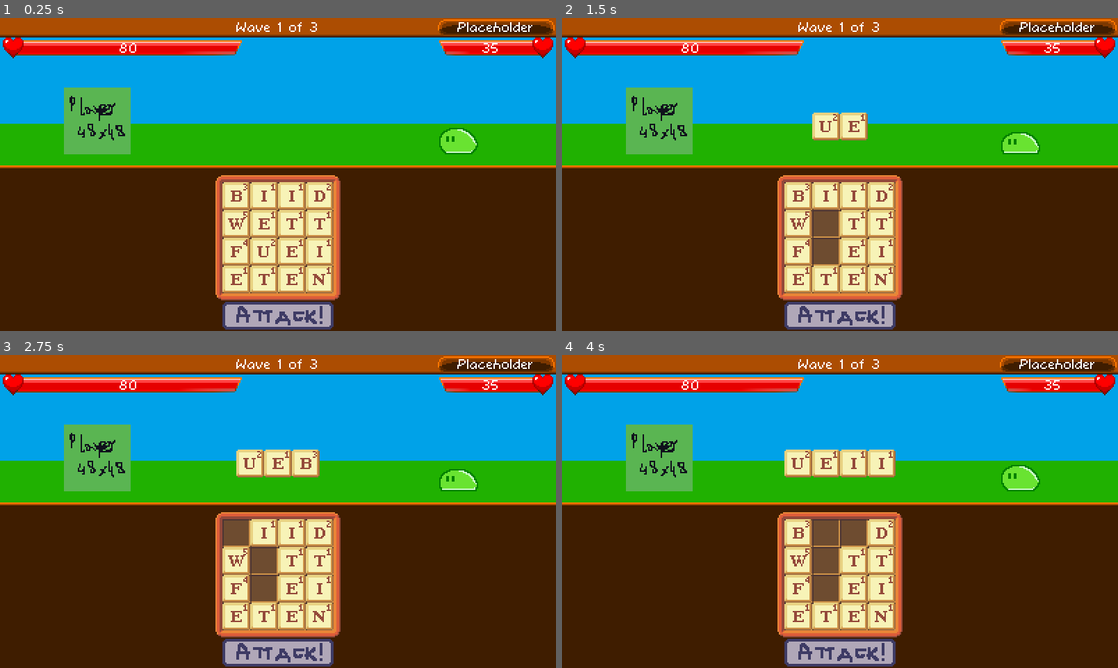
Above: before the commit, frames 1-4 (two rows, left to right).
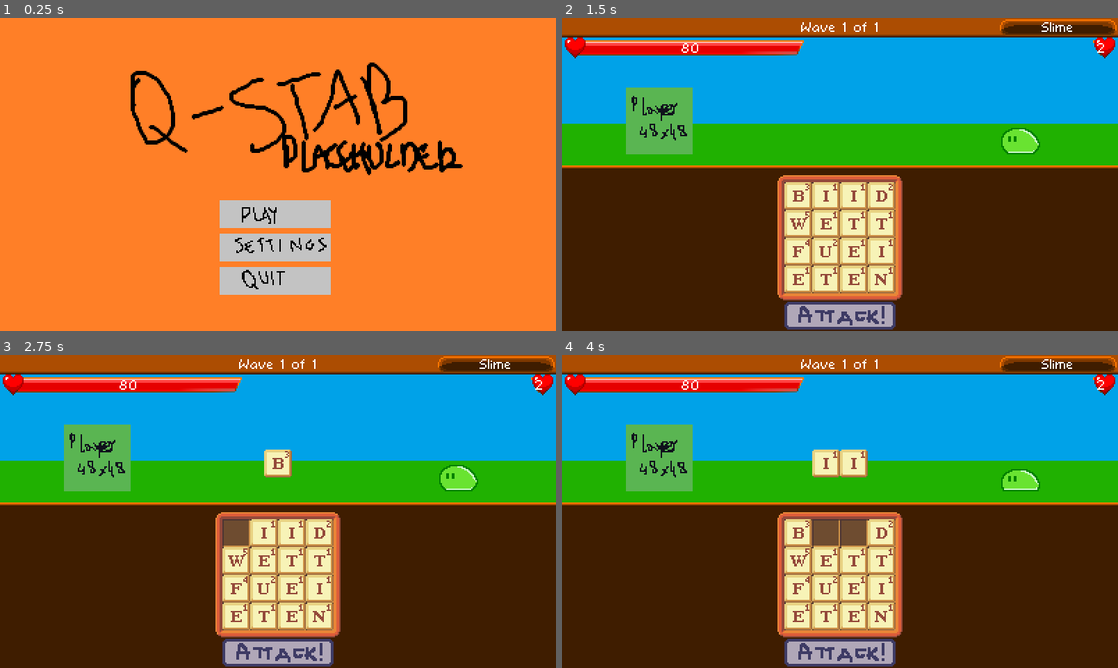
Above: after the commit, the same moments.

Repository: jakubg1/q-stab
Game: Godot game, scene res://scenes/main.tscn
Same seed, same stepped clock (60 frames per second), same inputs: the game is played once before the commit and once after it.
Inputs (mouse positions are in pixels of both pictures, inside the frame that each line leads up to):
- Up to frame 1 (0.25 s): no input
- Up to frame 2 (1.5 s): click (840, 246) at 0.52 s; click (840, 215) at 1.27 s
- Up to frame 3 (2.75 s): tap Enter (battle_attack) at 2 s; move the mouse to (233, 533) at 2.02 s; hold Enter (battle_attack) from 2.03 s (still down); click (233, 533) at 2.17 s
- Up to frame 4 (4 s): tap Space at 2.75 s; move the mouse to (828, 533) at 2.77 s; release Enter (battle_attack) at 2.78 s; tap Backspace at 2.85 s; click (828, 533) at 2.92 s; move the mouse to (851, 533) at 3.52 s; hold Shift from 3.53 s (still down); click (851, 533) at 3.67 s

The runs differ from the first frame. In frame 1, 100% of the frame differs, in the area x 0-100%, y 0-100%; in frame 2, 3.1%; in frame 3, 3.1%; in frame 4, 3.1%.

Commit message:
Main menu, victory screen, other stuff
- Added main menu.
- Added a victory screen. It is not really animated. idk why lol
- Label settings have been exposed to a file.
- Temporarily shortened the game (1 enemy with 2 HP).

Diff:
--- /dev/null
+++ b/label_settings.tres
@@ -0,0 +1,6 @@
+[gd_resource type="LabelSettings" format=3 uid="uid://doftay8drgli7"]
+
+[ext_resource type="FontFile" uid="uid://ckttjiby7l5pr" path="res://fonts/comicoro.ttf" id="1_8aso4"]
+
+[resource]
+font = ExtResource("1_8aso4")
--- a/project.godot
+++ b/project.godot
@@ -28,8 +28,10 @@
 
 [display]
 
-window/size/viewport_width=1200
-window/size/viewport_height=675
+window/size/viewport_width=400
+window/size/viewport_height=225
+window/size/window_width_override=1200
+window/size/window_height_override=675
 window/stretch/mode="viewport"
 
 [gui]
--- a/scenes/battle.tscn
+++ b/scenes/battle.tscn
@@ -22,6 +22,7 @@
 [ext_resource type="Texture2D" uid="uid://g3710optnea7" path="res://images/button_attack.png" id="18_1rdfn"]
 [ext_resource type="Texture2D" uid="uid://k2xboj75b0i3" path="res://images/button_attack_pressed.png" id="19_r0ctv"]
 [ext_resource type="Texture2D" uid="uid://bni6bvrabahff" path="res://images/button_attack_hovered.png" id="20_4gblq"]
+[ext_resource type="PackedScene" uid="uid://jmoyaqqxyma8" path="res://scenes/battle_stats_modal.tscn" id="21_kl6ie"]
 [ext_resource type="Texture2D" uid="uid://cmkhuath3rbkv" path="res://images/background.png" id="21_saiin"]
 [ext_resource type="Texture2D" uid="uid://comc3rl6gm8tl" path="res://images/button_attack_disabled.png" id="21_sattt"]
 [ext_resource type="Script" uid="uid://josfo04oq10f" path="res://scripts/attack_button.gd" id="22_jid5g"]
@@ -117,6 +118,8 @@
 position = Vector2(200, 110)
 texture = ExtResource("17_ikjs2")
 
+[node name="BattleStatsModal" parent="." unique_id=1108037227 instance=ExtResource("21_kl6ie")]
+
 [node name="AttackButton" type="TextureButton" parent="." unique_id=1034548369]
 offset_left = 160.0
 offset_top = 204.0
--- /dev/null
+++ b/scenes/battle_stats.tscn
@@ -0,0 +1,48 @@
+[gd_scene format=3 uid="uid://du4weehsnsg6r"]
+
+[ext_resource type="Texture2D" uid="uid://mltt4q55tecg" path="res://images/level_stats_background.png" id="1_8x2fi"]
+[ext_resource type="LabelSettings" uid="uid://doftay8drgli7" path="res://label_settings.tres" id="2_r1qnw"]
+
+[node name="BattleStats" type="Control" unique_id=942397546]
+layout_mode = 3
+anchors_preset = 8
+anchor_left = 0.5
+anchor_top = 0.5
+anchor_right = 0.5
+anchor_bottom = 0.5
+grow_horizontal = 2
+grow_vertical = 2
+size_flags_horizontal = 0
+size_flags_vertical = 0
+
+[node name="TextureRect" type="TextureRect" parent="." unique_id=990084487]
+layout_mode = 1
+anchors_preset = 8
+anchor_left = 0.5
+anchor_top = 0.5
+anchor_right = 0.5
+anchor_bottom = 0.5
+offset_left = -42.5
+offset_top = -60.0
+offset_right = 42.5
+offset_bottom = 60.0
+grow_horizontal = 2
+grow_vertical = 2
+texture = ExtResource("1_8x2fi")
+
+[node name="ResultLabel" type="Label" parent="." unique_id=466553814]
+layout_mode = 1
+anchors_preset = 8
+anchor_left = 0.5
+anchor_top = 0.5
+anchor_right = 0.5
+anchor_bottom = 0.5
+offset_left = -42.0
+offset_top = -56.5
+offset_right = 43.0
+offset_bottom = -41.5
+grow_horizontal = 2
+grow_vertical = 2
+text = "Victory!"
+label_settings = ExtResource("2_r1qnw")
+horizontal_alignment = 1
--- /dev/null
+++ b/scenes/battle_stats_modal.tscn
@@ -0,0 +1,94 @@
+[gd_scene format=3 uid="uid://jmoyaqqxyma8"]
+
+[ext_resource type="Script" uid="uid://b5th52dw45c6h" path="res://scripts/battle_stats_modal.gd" id="1_nilq2"]
+[ext_resource type="PackedScene" uid="uid://du4weehsnsg6r" path="res://scenes/battle_stats.tscn" id="1_pmhj1"]
+
+[sub_resource type="Animation" id="Animation_pmhj1"]
+length = 0.001
+tracks/0/type = "value"
+tracks/0/imported = false
+tracks/0/enabled = true
+tracks/0/path = NodePath("Background:color:a")
+tracks/0/interp = 1
+tracks/0/loop_wrap = true
+tracks/0/keys = {
+"times": PackedFloat32Array(0),
+"transitions": PackedFloat32Array(1),
+"update": 1,
+"values": [0.3764706]
+}
+tracks/1/type = "value"
+tracks/1/imported = false
+tracks/1/enabled = true
+tracks/1/path = NodePath("BattleStats:position:y")
+tracks/1/interp = 1
+tracks/1/loop_wrap = true
+tracks/1/keys = {
+"times": PackedFloat32Array(0),
+"transitions": PackedFloat32Array(1),
+"update": 1,
+"values": [52.5]
+}
+
+[sub_resource type="Animation" id="Animation_nilq2"]
+resource_name = "fade_in"
+length = 1.5
+tracks/0/type = "value"
+tracks/0/imported = false
+tracks/0/enabled = true
+tracks/0/path = NodePath("Background:color:a")
+tracks/0/interp = 1
+tracks/0/loop_wrap = true
+tracks/0/keys = {
+"times": PackedFloat32Array(0, 0.5),
+"transitions": PackedFloat32Array(1, 1),
+"update": 0,
+"values": [0.0, 0.3764706]
+}
+tracks/1/type = "value"
+tracks/1/imported = false
+tracks/1/enabled = true
+tracks/1/path = NodePath("BattleStats:position:y")
+tracks/1/interp = 2
+tracks/1/loop_wrap = true
+tracks/1/keys = {
+"times": PackedFloat32Array(0, 1.5),
+"transitions": PackedFloat32Array(0.500001, 1),
+"update": 0,
+"values": [-120.0, 52.0]
+}
+
+[sub_resource type="AnimationLibrary" id="AnimationLibrary_sjkpm"]
+_data = {
+&"RESET": SubResource("Animation_pmhj1"),
+&"fade_in": SubResource("Animation_nilq2")
+}
+
+[node name="BattleStatsModal" type="Node2D" unique_id=2123287463]
+visible = false
+script = ExtResource("1_nilq2")
+
+[node name="Background" type="ColorRect" parent="." unique_id=2132044915]
+offset_right = 400.0
+offset_bottom = 225.0
+color = Color(0, 0, 0, 0.3764706)
+
+[node name="BattleStats" parent="." unique_id=942397546 instance=ExtResource("1_pmhj1")]
+anchors_preset = 0
+anchor_left = 0.0
+anchor_top = 0.0
+anchor_right = 0.0
+anchor_bottom = 0.0
+offset_left = 157.0
+offset_top = 52.5
+offset_right = 242.0
+offset_bottom = 172.4995
+grow_horizontal = 1
+grow_vertical = 1
+
+[node name="AnimationPlayer" type="AnimationPlayer" parent="." unique_id=2067449384]
+libraries/ = SubResource("AnimationLibrary_sjkpm")
+
+[node name="Timer" type="Timer" parent="." unique_id=1095643683]
+
+[connection signal="timeout" from="Timer" to="." method="_on_timer_timeout"]
--- a/scenes/enemy_name.tscn
+++ b/scenes/enemy_name.tscn
@@ -2,10 +2,7 @@
 
 [ext_resource type="Script" uid="uid://fo4111rnj8te" path="res://scripts/enemy_name.gd" id="1_wjnei"]
 [ext_resource type="Texture2D" uid="uid://d1h6jwmgrx10h" path="res://images/enemy_name.png" id="1_yqtvi"]
-[ext_resource type="FontFile" uid="uid://ckttjiby7l5pr" path="res://fonts/comicoro.ttf" id="2_wjnei"]
-
-[sub_resource type="LabelSettings" id="LabelSettings_to2f4"]
-font = ExtResource("2_wjnei")
+[ext_resource type="LabelSettings" uid="uid://doftay8drgli7" path="res://label_settings.tres" id="3_wjnei"]
 
 [node name="EnemyName" type="Node2D" unique_id=1588843362]
 script = ExtResource("1_wjnei")
@@ -26,6 +23,6 @@
 grow_horizontal = 2
 grow_vertical = 2
 text = "Enemy Name"
-label_settings = SubResource("LabelSettings_to2f4")
+label_settings = ExtResource("3_wjnei")
 horizontal_alignment = 1
 vertical_alignment = 1
--- a/scenes/game.tscn
+++ b/scenes/game.tscn
@@ -1,13 +1,12 @@
 [gd_scene format=3 uid="uid://b7a1vg5211i7h"]
 
-[ext_resource type="PackedScene" uid="uid://cqubghtp72fdi" path="res://scenes/battle.tscn" id="1_uwrxv"]
+[ext_resource type="Script" uid="uid://ccrqw3m8h104v" path="res://scripts/game.gd" id="1_lnu2h"]
 
 [node name="Game" type="Node" unique_id=1705985166]
+script = ExtResource("1_lnu2h")
 
 [node name="Background" type="ColorRect" parent="." unique_id=95025346]
 offset_right = 400.0
 offset_bottom = 225.0
 mouse_filter = 2
 color = Color(0, 0, 0, 1)
-
-[node name="Battle" parent="." unique_id=507625319 instance=ExtResource("1_uwrxv")]
--- a/scenes/main.tscn
+++ b/scenes/main.tscn
@@ -10,14 +10,12 @@
 [node name="MainCanvas" type="Sprite2D" parent="." unique_id=2059867634]
 visible = false
 texture_filter = 1
-scale = Vector2(3, 3)
 texture = SubResource("ViewportTexture_sgp6g")
 centered = false
 
 [node name="SubViewportContainer" type="SubViewportContainer" parent="." unique_id=124874134]
-offset_right = 40.0
-offset_bottom = 40.0
-scale = Vector2(3, 3)
+offset_right = 400.0
+offset_bottom = 225.0
 
 [node name="SubViewport" type="SubViewport" parent="SubViewportContainer" unique_id=39051748]
 handle_input_locally = false
--- /dev/null
+++ b/scenes/main_menu.tscn
@@ -0,0 +1,79 @@
+[gd_scene format=3 uid="uid://d22ki213w0fg5"]
+
+[ext_resource type="Texture2D" uid="uid://d3v2dyalya643" path="res://images/main_menu.png" id="1_l6cm7"]
+[ext_resource type="Script" uid="uid://dk7uf5nlor50p" path="res://scripts/main_menu.gd" id="1_tbmy8"]
+[ext_resource type="Texture2D" uid="uid://be0v2ucvscy4m" path="res://images/button_play.png" id="2_oa1go"]
+[ext_resource type="Texture2D" uid="uid://y6d5n8kmycvj" path="res://images/button_play_pressed.png" id="3_tbmy8"]
+[ext_resource type="Texture2D" uid="uid://cwv7x3uov4k5p" path="res://images/button_play_hovered.png" id="4_jk1qb"]
+[ext_resource type="Texture2D" uid="uid://rmdv8dtjm3wy" path="res://images/button_quit.png" id="5_5dd4i"]
+[ext_resource type="Texture2D" uid="uid://rute07uugp2" path="res://images/button_settings.png" id="6_flqon"]
+[ext_resource type="Texture2D" uid="uid://cggcqirm7fowx" path="res://images/button_quit_pressed.png" id="6_lgwnu"]
+[ext_resource type="Texture2D" uid="uid://bsr1pwdwwwnj2" path="res://images/button_quit_hovered.png" id="7_flqon"]
+[ext_resource type="Texture2D" uid="uid://354wooai7anx" path="res://images/button_settings_pressed.png" id="7_rcqid"]
+[ext_resource type="Texture2D" uid="uid://fcqpag3epc3g" path="res://images/button_settings_hovered.png" id="8_1ajci"]
+
+[node name="MainMenu" type="Control" unique_id=193385688]
+layout_mode = 3
+anchors_preset = 0
+script = ExtResource("1_tbmy8")
+
+[node name="Background" type="TextureRect" parent="." unique_id=1928295332]
+layout_mode = 1
+offset_right = 400.0
+offset_bottom = 225.0
+texture = ExtResource("1_l6cm7")
+
+[node name="ButtonPlay" type="TextureButton" parent="." unique_id=2095038149]
+layout_mode = 1
+anchors_preset = 8
+anchor_left = 0.5
+anchor_top = 0.5
+anchor_right = 0.5
+anchor_bottom = 0.5
+offset_left = 158.0
+offset_top = 131.0
+offset_right = 238.0
+offset_bottom = 151.0
+grow_horizontal = 2
+grow_vertical = 2
+texture_normal = ExtResource("2_oa1go")
+texture_pressed = ExtResource("3_tbmy8")
+texture_hover = ExtResource("4_jk1qb")
+
+[node name="ButtonSettings" type="TextureButton" parent="." unique_id=1192182312]
+layout_mode = 1
+anchors_preset = 8
+anchor_left = 0.5
+anchor_top = 0.5
+anchor_right = 0.5
+anchor_bottom = 0.5
+offset_left = 158.0
+offset_top = 155.0
+offset_right = 238.0
+offset_bottom = 175.0
+grow_horizontal = 2
+grow_vertical = 2
+texture_normal = ExtResource("6_flqon")
+texture_pressed = ExtResource("7_rcqid")
+texture_hover = ExtResource("8_1ajci")
+
+[node name="ButtonQuit" type="TextureButton" parent="." unique_id=1596078035]
+layout_mode = 1
+anchors_preset = 8
+anchor_left = 0.5
+anchor_top = 0.5
+anchor_right = 0.5
+anchor_bottom = 0.5
+offset_left = 158.0
+offset_top = 179.0
+offset_right = 238.0
+offset_bottom = 199.0
+grow_horizontal = 2
+grow_vertical = 2
+texture_normal = ExtResource("5_5dd4i")
+texture_pressed = ExtResource("6_lgwnu")
+texture_hover = ExtResource("7_flqon")
+
+[connection signal="pressed" from="ButtonPlay" to="." method="_on_button_play_pressed"]
+[connection signal="pressed" from="ButtonSettings" to="." method="_on_button_settings_pressed"]
+[connection signal="pressed" from="ButtonQuit" to="." method="_on_button_quit_pressed"]
--- a/scripts/battle.gd
+++ b/scripts/battle.gd
@@ -14,13 +14,15 @@
 @onready var enemyTurnSprite: UITurnSprite = $EnemyTurnSprite
 @onready var victorySprite: Sprite2D = $VictorySprite
 @onready var defeatSprite: Sprite2D = $DefeatSprite
+@onready var battleStatsModal: UIBattleStatsModal = $BattleStatsModal
 
 var WAVES := [
-	EnemyDatabase.placeholder,
-	EnemyDatabase.slime,
+	#EnemyDatabase.placeholder,
+	#EnemyDatabase.slime,
 	EnemyDatabase.slime
 ]
 
+var game: Game = null
 const ENEMY := preload("res://scenes/enemy.tscn")
 var enemy: Enemy = null
 var turn := Enums.Turn.PLAYER
@@ -30,6 +32,11 @@
 signal player_move_ended()
 signal enemy_move_ended()
 signal turn_ended()
+
+## Sets the game when this scene starts.
+## This is necessary so that we can move the game control out of the scene tree!
+func setGame(game: Game) -> void:
+	self.game = game
 
 ## Spawns a new enemy on the battlefield.
 func spawnEnemy() -> void:
@@ -98,6 +105,7 @@
 	letterManager.setInputAllowed(false)
 	if won:
 		victorySprite.show()
+		battleStatsModal.showDialog(2)
 	else:
 		defeatSprite.show()
 
--- /dev/null
+++ b/scripts/battle_stats_modal.gd
@@ -0,0 +1,30 @@
+extends Node2D
+class_name UIBattleStatsModal
+
+@onready var animation: AnimationPlayer = $AnimationPlayer
+@onready var timer: Timer = $Timer
+
+## Shows the battle stat dialog.
+func showDialog(delay: float = 0) -> void:
+	if delay == 0:
+		visible = true
+		animation.play("fade_in")
+	else:
+		timer.start(delay)
+
+## Resets the animation state.
+func reset() -> void:
+	visible = false
+	animation.stop()
+
+## Called when the node enters the scene tree for the first time.
+func _ready() -> void:
+	pass # Replace with function body.
+
+## Called every frame. 'delta' is the elapsed time since the previous frame.
+func _process(delta: float) -> void:
+	pass
+
+## Called when the show delay has ended.
+func _on_timer_timeout() -> void:
+	show()
--- a/scripts/enemy_database.gd
+++ b/scripts/enemy_database.gd
@@ -31,7 +31,7 @@
 
 const slime: Dictionary[String, Variant] = {
 	"name": "Slime",
-	"health": 25,
+	"health": 2, # 25
 	"attacks": [
 		{
 			"name": "Jump",
--- /dev/null
+++ b/scripts/game.gd
@@ -0,0 +1,29 @@
+extends Node
+class_name Game
+
+const SCENES = {
+	"main_menu": preload("res://scenes/main_menu.tscn"),
+	"battle": preload("res://scenes/battle.tscn")
+}
+
+var currentScene = null
+
+## Starts the specified screen.
+func setScene(name: String) -> void:
+	if currentScene:
+		currentScene.queue_free()
+	currentScene = SCENES[name].instantiate()
+	currentScene.setGame(self)
+	add_child(currentScene)
+
+## Starts the game.
+func startGame() -> void:
+	setScene("battle")
+
+## Called when the node enters the scene tree for the first time.
+func _ready() -> void:
+	setScene("main_menu")
+
+## Called every frame. 'delta' is the elapsed time since the previous frame.
+func _process(delta: float) -> void:
+	pass
--- /dev/null
+++ b/scripts/main_menu.gd
@@ -0,0 +1,28 @@
+extends Control
+
+var game: Game = null
+
+## Sets the game when this scene starts.
+## This is necessary so that we can move the play button signal out of the scene tree!
+func setGame(game: Game) -> void:
+	self.game = game
+
+## Called when the node enters the scene tree for the first time.
+func _ready() -> void:
+	pass # Replace with function body.
+
+## Called every frame. 'delta' is the elapsed time since the previous frame.
+func _process(delta: float) -> void:
+	pass
+
+## Called when Play is pressed.
+func _on_button_play_pressed() -> void:
+	game.startGame()
+
+## Called when Settings is pressed.
+func _on_button_settings_pressed() -> void:
+	pass # TODO
+
+## Called when Quit is pressed :(
+func _on_button_quit_pressed() -> void:
+	get_tree().quit()
Binary file added: images/button_play.png
Not shown, added: images/button_play.png.import
Binary file added: images/button_play_hovered.png
Not shown, added: images/button_play_hovered.png.import
Binary file added: images/button_play_pressed.png
Not shown, added: images/button_play_pressed.png.import
Binary file added: images/button_quit.png
Not shown, added: images/button_quit.png.import
Binary file added: images/button_quit_hovered.png
Not shown, added: images/button_quit_hovered.png.import
Binary file added: images/button_quit_pressed.png
Not shown, added: images/button_quit_pressed.png.import
(and 13 more such lines)
